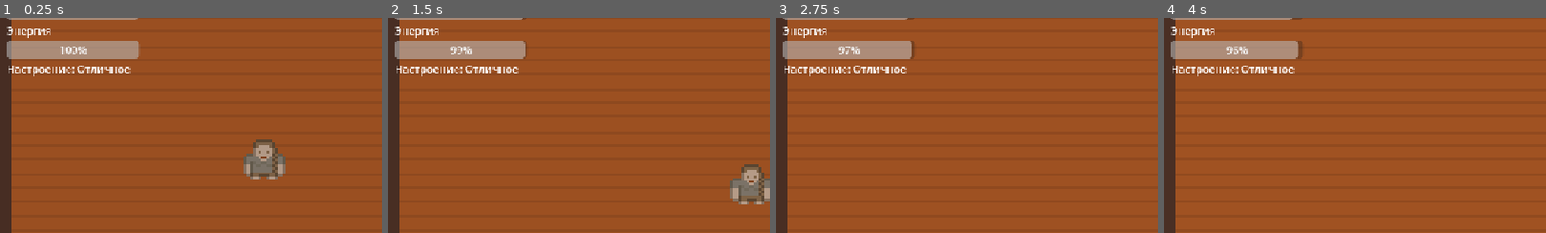
Above: before the commit, frames 1-4 (left to right).
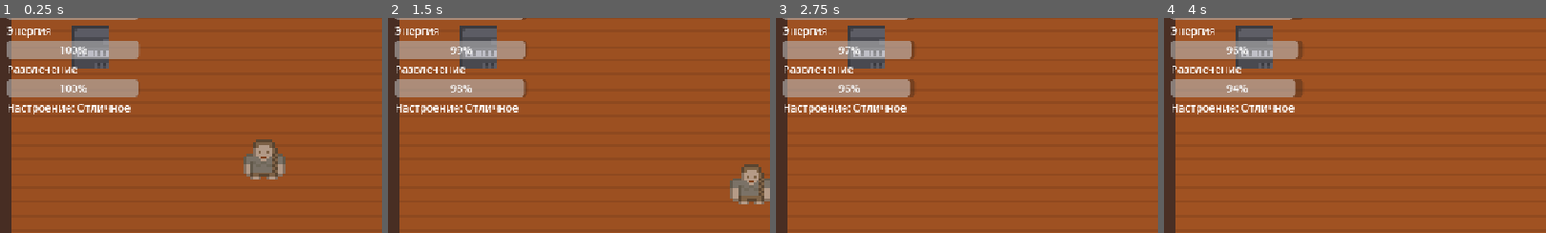
Above: after the commit, the same moments.

Repository: gamerpro3245/life-sim
Game: Godot game, scene res://scenes/main.tscn
Same seed, same stepped clock (60 frames per second), same inputs: the game is played once before the commit and once after it.
Inputs:
- Up to frame 1 (0.25 s): no input
- Up to frame 2 (1.5 s): hold Right (ui_right) 0.53-1.28 s; hold E (interact) 0.53-1.28 s; hold Down (ui_down) from 1.28 s (still down); tap E (interact) at 1.35 s
- Up to frame 3 (2.75 s): release Down (ui_down) at 2.03 s; hold Right (ui_right) from 2.03 s (still down); hold E (interact) from 2.03 s (still down)
- Up to frame 4 (4 s): release Right (ui_right) at 2.78 s; release E (interact) at 2.78 s; hold Up (ui_up) 2.78-3.53 s; tap E (interact) at 2.85 s; hold Left (ui_left) from 3.53 s (still down); hold E (interact) from 3.53 s (still down)
The pictures show only the part of the screen within x 0-50%, y 14-64%; the shares and areas given below are measured in that part.

The runs differ from the first frame. In frame 1, 6.2% of the frame differs, in the area x 1-37%, y 3-45%; in frame 2, 6.2%; in frame 3, 6.2%; in frame 4, 6.2%.

Commit message:
Refactor needs into dictionary, add fun and piano

Diff:
--- a/life-sim/scenes/living_room.tscn
+++ b/life-sim/scenes/living_room.tscn
@@ -49,6 +49,11 @@
 amount = 50.0
 tile_region = Rect2(136, 102, 16, 16)
 
+[node name="Piano" parent="." unique_id=800706906 instance=ExtResource("3_85yof")]
+position = Vector2(100, 100)
+need = "fun"
+tile_region = Rect2(391, 136, 16, 16)
+
 [node name="DoorToKitchen" parent="." unique_id=1967346421 instance=ExtResource("2_a7140")]
 position = Vector2(770, 200)
 target_room = "uid://cqfm0xfuhw5uc"
--- a/life-sim/scenes/main.tscn
+++ b/life-sim/scenes/main.tscn
@@ -40,6 +40,15 @@
 text = "Энергия"
 
 [node name="EnergyBar" type="ProgressBar" parent="HUD/Needs" unique_id=857828957]
+custom_minimum_size = Vector2(200, 0)
+layout_mode = 2
+value = 100.0
+
+[node name="Label3" type="Label" parent="HUD/Needs" unique_id=2121676179]
+layout_mode = 2
+text = "Развлечение"
+
+[node name="FunBar" type="ProgressBar" parent="HUD/Needs" unique_id=2071203286]
 custom_minimum_size = Vector2(200, 0)
 layout_mode = 2
 value = 100.0
--- a/life-sim/scripts/hud.gd
+++ b/life-sim/scripts/hud.gd
@@ -3,11 +3,13 @@
 @onready var player = $"../Player" # найди эти узлы, когда сцена загрузится. соседний узел Player. .. - подняться на уровень вверх к Room
 @onready var hunger_bar: ProgressBar = $Needs/HungerBar
 @onready var energy_bar: ProgressBar = $Needs/EnergyBar
+@onready var fun_bar: ProgressBar = $Needs/FunBar
 @onready var clock_label: Label = $Needs/ClockLabel
 @onready var mood_label: Label = $Needs/MoodLabel
 
 func _process(_delta: float) -> void:
-	hunger_bar.value = player.hunger
-	energy_bar.value = player.energy
+	hunger_bar.value = player.needs["hunger"]
+	energy_bar.value = player.needs["energy"]
+	fun_bar.value = player.needs["fun"]
 	clock_label.text = GameClock.get_time_text()
 	mood_label.text = "Настроение: %s" % player.get_mood_text() # %s вставляет текст на своё место
--- a/life-sim/scripts/main.gd
+++ b/life-sim/scripts/main.gd
@@ -29,8 +29,7 @@
 
 func save_game() -> void:
 	var data := {
-		"hunger": player.hunger,
-		"energy": player.energy,
+		"needs": player.needs,
 		"minutes": GameClock.total_minutes,
 		"room": current_room_path,
 		"player_x": player.position.x,
@@ -49,8 +48,9 @@
 	var data = JSON.parse_string(file.get_as_text()) # Читаем текст и превращаем обратно в словарь
 	if data == null:
 		return # Файл повреждён
-	player.hunger = data["hunger"]
-	player.energy = data["energy"]
+	var saved_needs: Dictionary = data.get("needs", {}) # Если в файле нет потребностей, берём пустой словарь
+	for need in saved_needs:
+		player.needs[need] = saved_needs[need]
 	GameClock.total_minutes = data["minutes"]
 	change_room(data["room"], Vector2(data["player_x"], data["player_y"]))
 	print("Игра загружена")
--- a/life-sim/scripts/player.gd
+++ b/life-sim/scripts/player.gd
@@ -1,23 +1,30 @@
 extends CharacterBody2D
 
 const SPEED := 200.0
-const HUNGER_DECAY := 2.0 # на сколько падает голод в секунду
-const ENERGY_DECAY := 1.0 # на сколько падает энергия в секунду
+const DECAY := { # На сколько падает каждая потребность в секунду
+	"hunger": 2.0,
+	"energy": 1.0,
+	"fun": 1.5,
+}
 
-var hunger := 100.0
-var energy := 100.0
+var needs := { # Текущие значения потребностей, от 0 до 100
+	"hunger": 100.0,
+	"energy": 100.0,
+	"fun": 100.0,
+}
+
 var walk_time := 0.0
 
 func _process(delta: float) -> void: # Вызывается каждый кадр, delta - время с прошлого кадра
-	hunger = maxf(hunger - HUNGER_DECAY * delta, 0.0) # Умножение на delta, чтобы падало одинаково быстро на любом компьютере.
-	var energy_decay := ENERGY_DECAY
-	if GameClock.is_night():
-		energy_decay *= 2.0 # Ночью хочется спать вдвое быстрее
-	energy = maxf(energy - energy_decay * delta, 0.0) # maxf не даёт значению уйти ниже нуля
+	for need in needs: # Перебираем все потребности по очереди
+		var decay: float = DECAY[need]
+		if need == "energy" and GameClock.is_night():
+			decay *= 2.0 # Ночью хочется спать вдвое быстрее
+		needs[need] = maxf(needs[need] - decay * delta, 0.0) # maxf не даёт значению уйти ниже нуля. Достаёт значение по названию
 
 func _physics_process(delta: float) -> void:
 	var current_speed := SPEED
-	if hunger <= 0.0 or energy <= 0.0:
+	if needs["hunger"] <= 0.0 or needs["energy"] <= 0.0:
 		current_speed = SPEED * 0.4 # Если голоден или без сил, персонаж еле идёт
 	var direction := Input.get_vector("ui_left", "ui_right", "ui_up", "ui_down") # Смотрит управление и возвращает направление
 	velocity = direction * current_speed # Скорость
@@ -35,13 +42,14 @@
 		$Sprite.position.y = 0.0 # Стоит спокойно
 
 func restore(need: String, amount: float) -> void:
-	if need == "hunger":
-		hunger = minf(hunger + amount, 100.0) # Не даёт превысить максимум
-	elif need == "energy":
-		energy = minf(energy + amount, 100.0)
+	if needs.has(need) : # Если такая потребность существует
+		needs[need] = minf(needs[need] + amount, 100.0) # Не даёт превысить максимум
 
 func get_mood() -> float:
-	return (hunger + energy) / 2.0 # Настроение - среднее между голодом и энергией, от 0 до 100
+	var total := 0.0
+	for value in needs.values():
+		total += value
+	return total / needs.size() # Настроение - среднее между голодом и энергией, от 0 до 100
 
 func get_mood_text() -> String:
 	var mood := get_mood()
Not shown, changed: README.md
